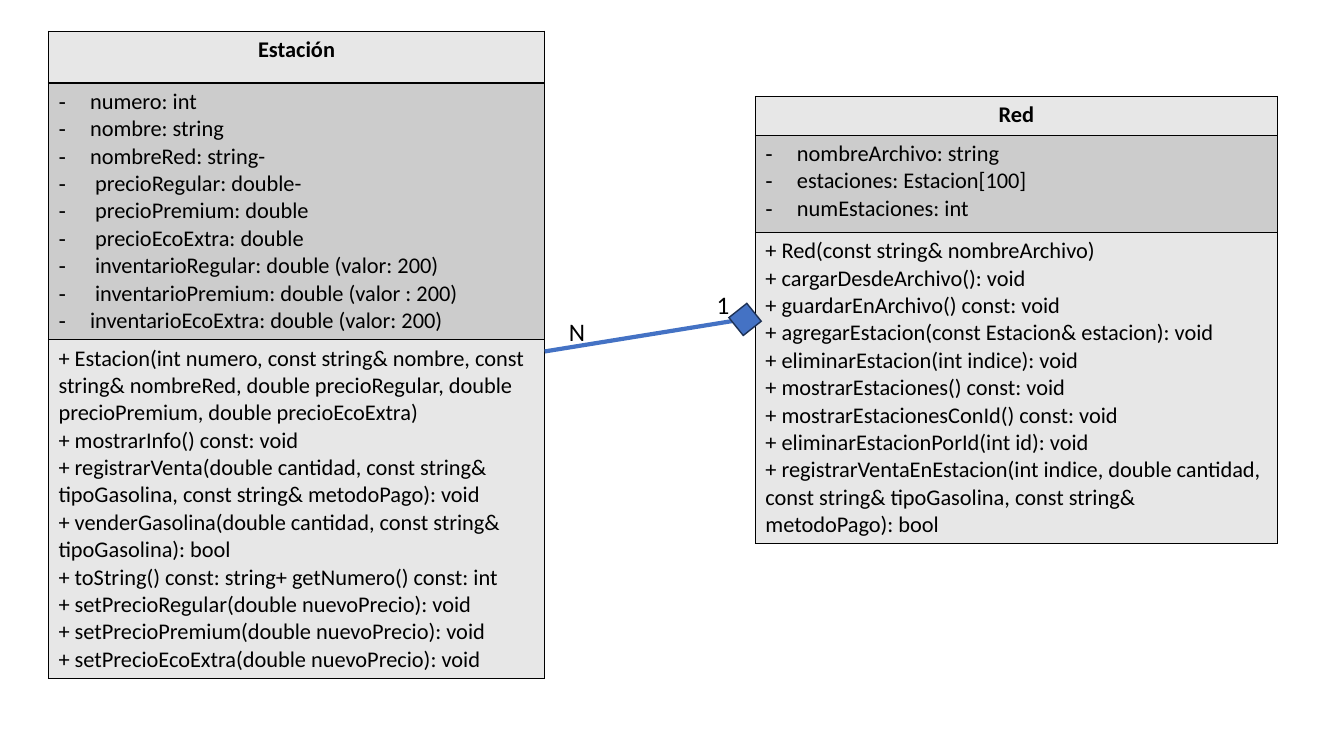
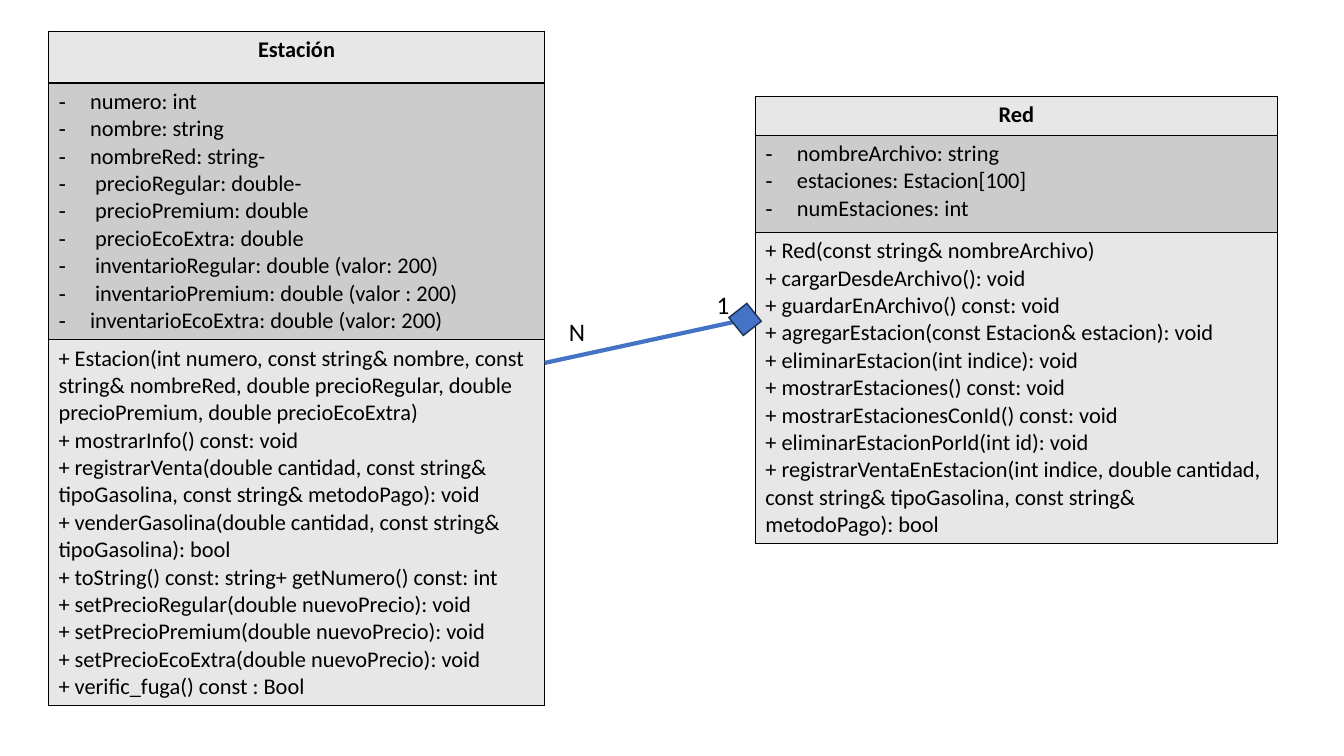
Before and after one commit to Andrsito-bit/Desafio_2, a slide deck: slide 1 of UML.pptx. Drawn at 1344x756 pixels with LibreOffice and Linux fonts; fonts in the diff are those of the drawing. Boxes give left, top, right and bottom in pixels: in the first picture for what was removed or moved away, otherwise in the second. Text is boxed around its words. In the diff, an @@ line names an element or a change of style, - is before the commit and + after.

Commit message:
#6 - Commit - Verificación De Fuga
se añadió una verificación de fuga cada vez que se va a usar una estación para ver si se esta perdiendo la gasolina

```diff
--- a/UML.pptx
+++ b/UML.pptx
@@ table at [48, 31, 544, 702] @@
-row 3, column 1: + Estacion(int numero, const string& nombre, const string& nombreRed, double precioRegular, double precioPremium, double precioEcoExtra) / + mostrarInfo() const: void / + registrarVenta(double cantidad, const string& tipoGasolina, const string& metodoPago): void / + venderGasolina(double cantidad, const string& tipoGasolina): bool / + toString() const: string+ getNumero() const: int / + setPrecioRegular(double nuevoPrecio): void / + setPrecioPremium(double nuevoPrecio): void / + setPrecioEcoExtra(double nuevoPrecio): void
+row 3, column 1: + Estacion(int numero, const string& nombre, const string& nombreRed, double precioRegular, double precioPremium, double precioEcoExtra) / + mostrarInfo() const: void / + registrarVenta(double cantidad, const string& tipoGasolina, const string& metodoPago): void / + venderGasolina(double cantidad, const string& tipoGasolina): bool / + toString() const: string+ getNumero() const: int / + setPrecioRegular(double nuevoPrecio): void / + setPrecioPremium(double nuevoPrecio): void / + setPrecioEcoExtra(double nuevoPrecio): void / + verific_fuga() const : Bool
@@ line moved from (544, 352) - (755, 318) to (544, 363) - (755, 318) @@
```
Also in this commit, not shown: 5 other files.
